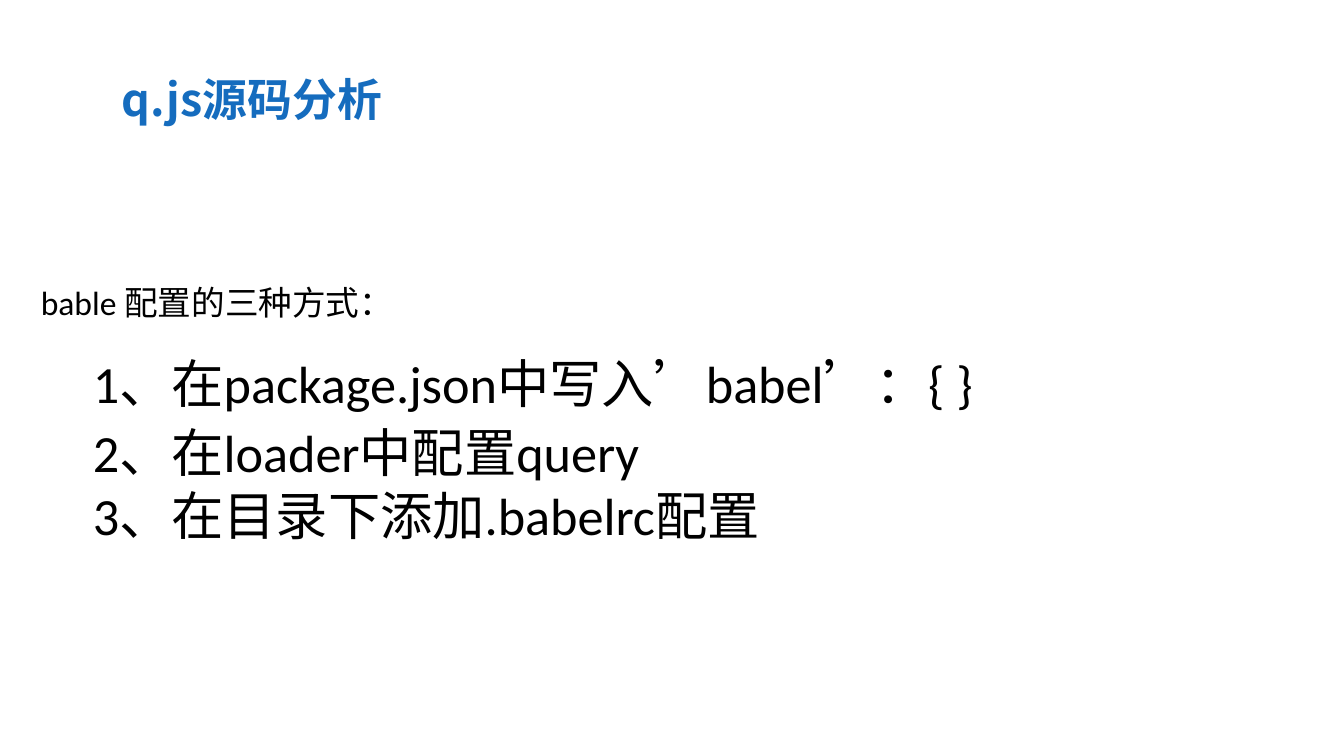
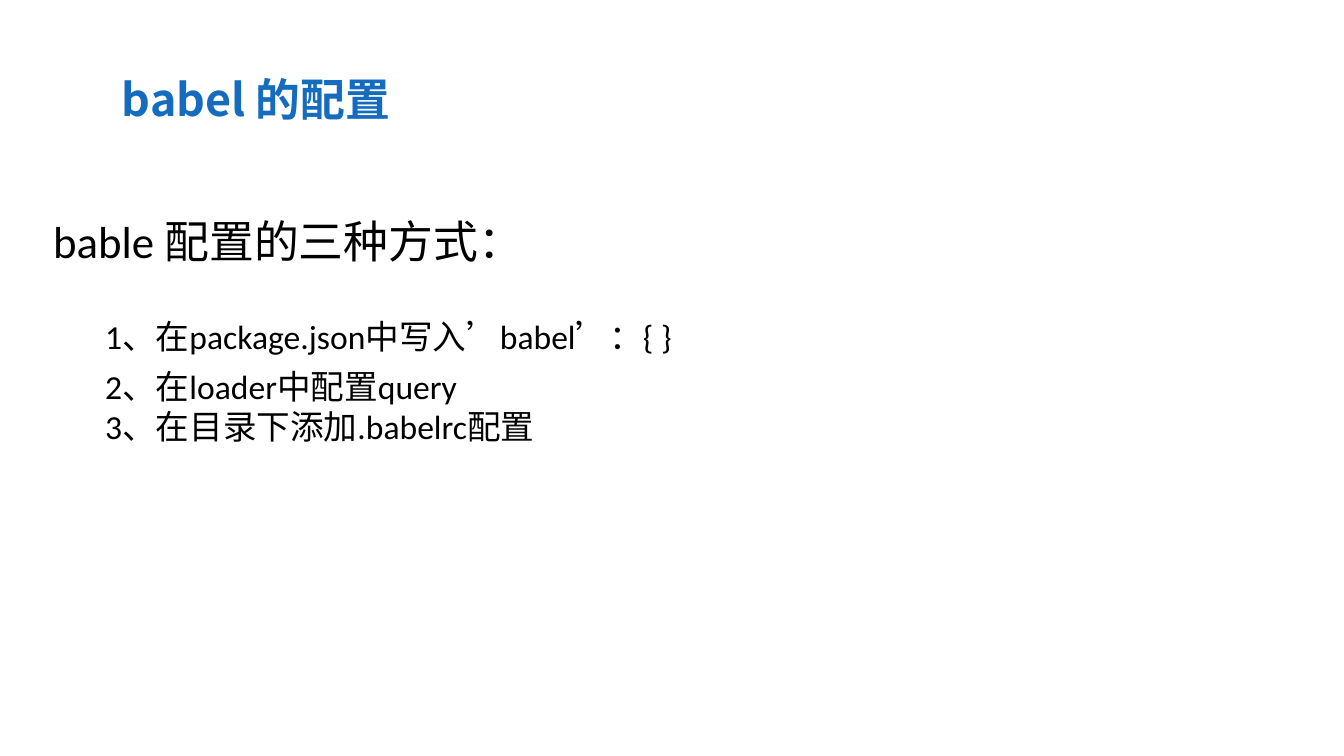
Before and after one commit to aYangLi/webpack-share, a slide deck: slide 15 of 20171208-李晨阳-Vue.js多页面项目Webpack配置方案.pptx (slide 16 before the commit). Drawn at 1344x756 pixels with LibreOffice and Linux fonts; fonts in the diff are those of the drawing; background and template pictures are left out. Boxes give left, top, right and bottom in pixels: in the first picture for what was removed or moved away, otherwise in the second. Text is boxed around its words. In the diff, an @@ line names an element or a change of style, - is before the commit and + after.

```diff
--- a/20171208-李晨阳-Vue.js多页面项目Webpack配置方案.pptx
+++ b/20171208-李晨阳-Vue.js多页面项目Webpack配置方案.pptx
@@ text at box(122, 78, 390, 120): text changed @@
-q.js源码分析
+babel 的配置
@@ text "bable 配置的三种方式：": place and size @@
-text "bable 配置的三种方式：" at box(41, 286, 945, 540)
+text "bable 配置的三种方式：" at box(53, 220, 653, 442)
@@ text "bable 配置的三种方式：" at box(53, 220, 653, 442): size 18 to 24 pt in "bable 配置的三种方式："; size 28 to 18 pt in "1、在package.json中写入’babel’：{ }", "2、在loader中配置query", "3、在目录下添加.babelrc配置" @@
```
Also in this commit, not shown: 1 other slide changed, 1 slide added, 5 slides removed.
